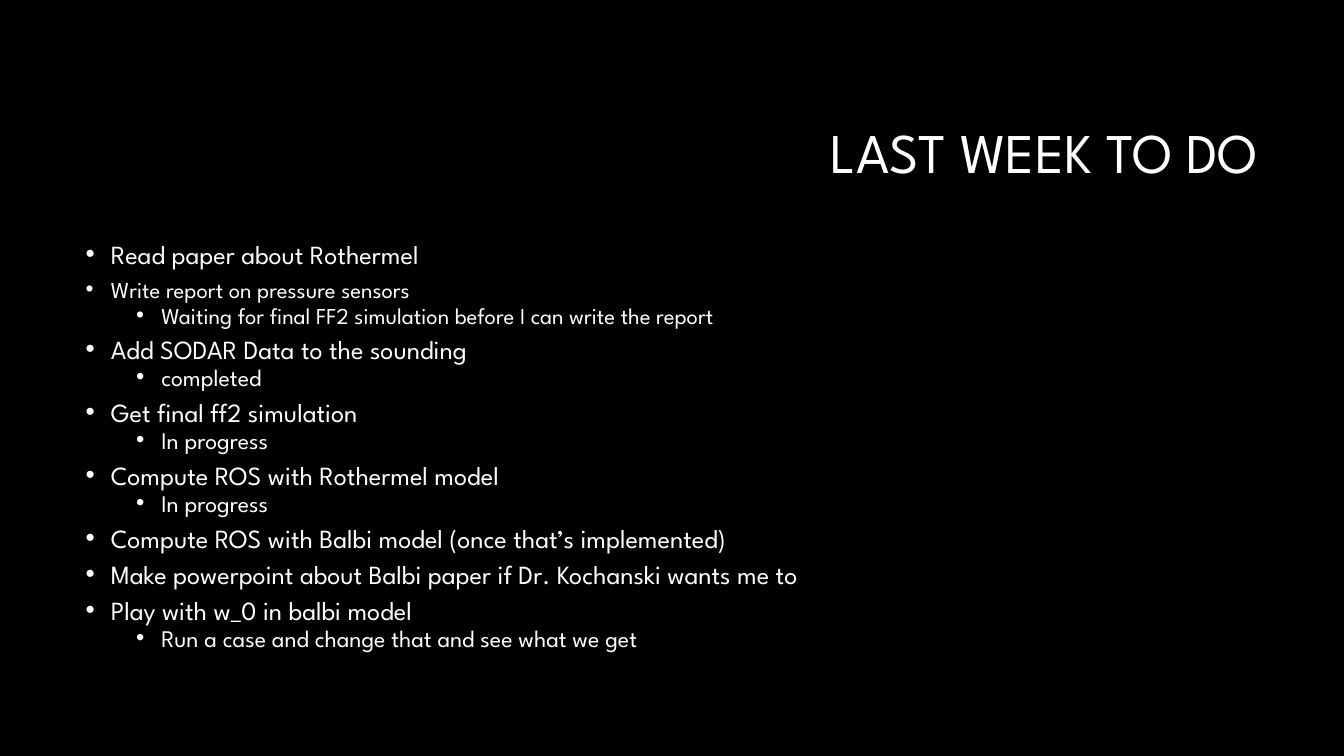
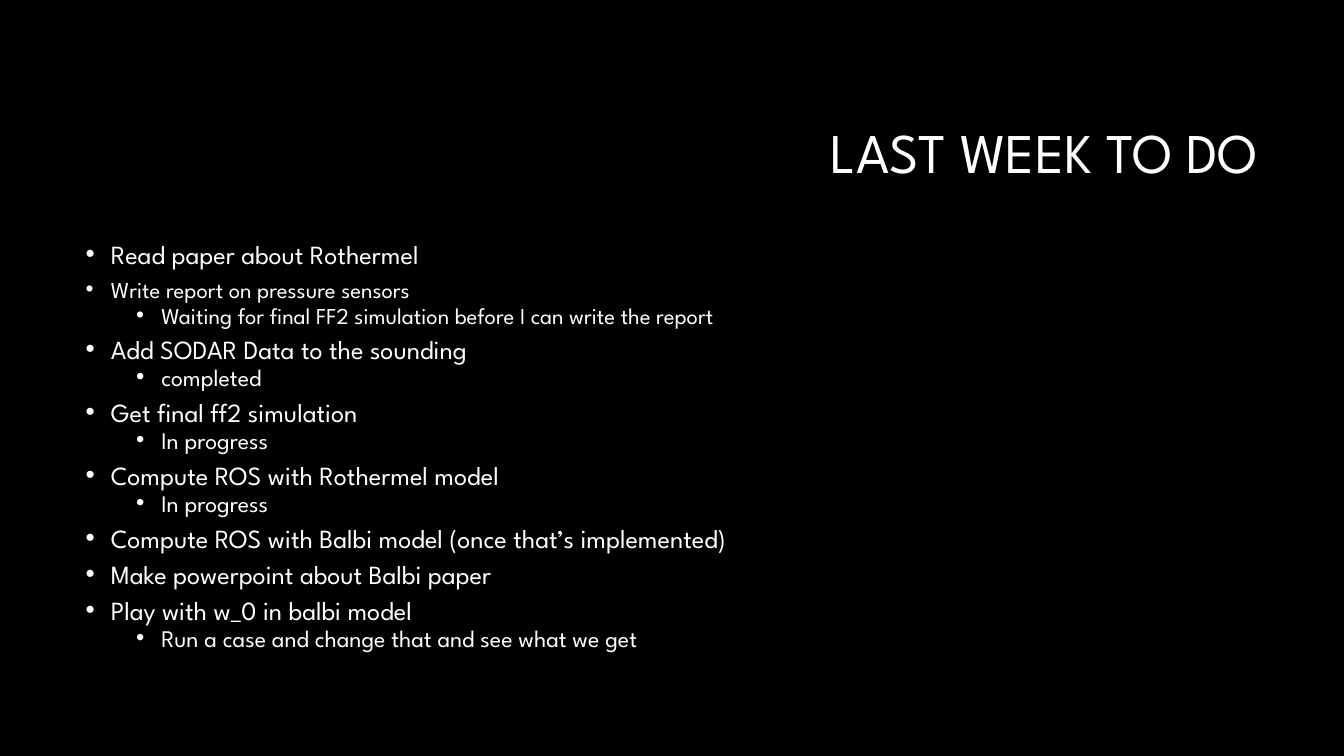
Before and after one commit to Jeremy-Benik/Meeting_Notes, a slide deck: slide 2 of weekly_meetings/09092022_Presentation.pptx. Drawn at 1344x756 pixels with LibreOffice and Linux fonts; fonts in the diff are those of the drawing; background and template pictures are left out. Boxes give left, top, right and bottom in pixels: in the first picture for what was removed or moved away, otherwise in the second. Text is boxed around its words. In the diff, an @@ line names an element or a change of style, - is before the commit and + after.

```diff
--- a/weekly_meetings/09092022_Presentation.pptx
+++ b/weekly_meetings/09092022_Presentation.pptx
@@ text at (111, 566, 491, 590): text changed @@
-• Make powerpoint about Balbi paper if Dr. Kochanski wants me to
+• Make powerpoint about Balbi paper
```
Also in this commit, not shown: 3 slides added.
